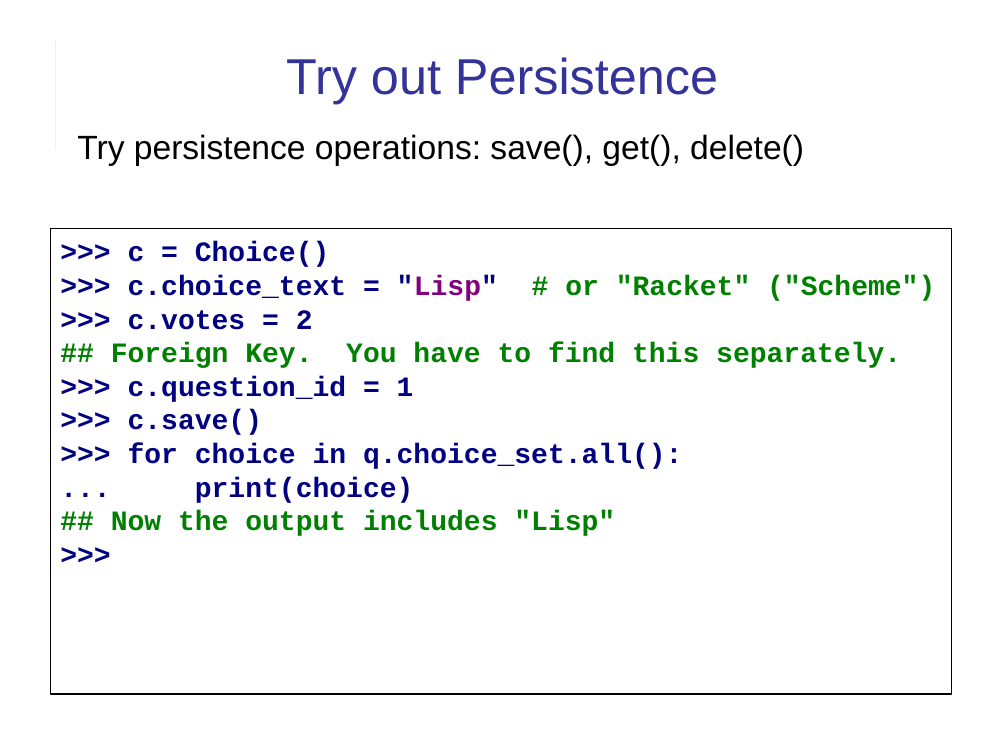
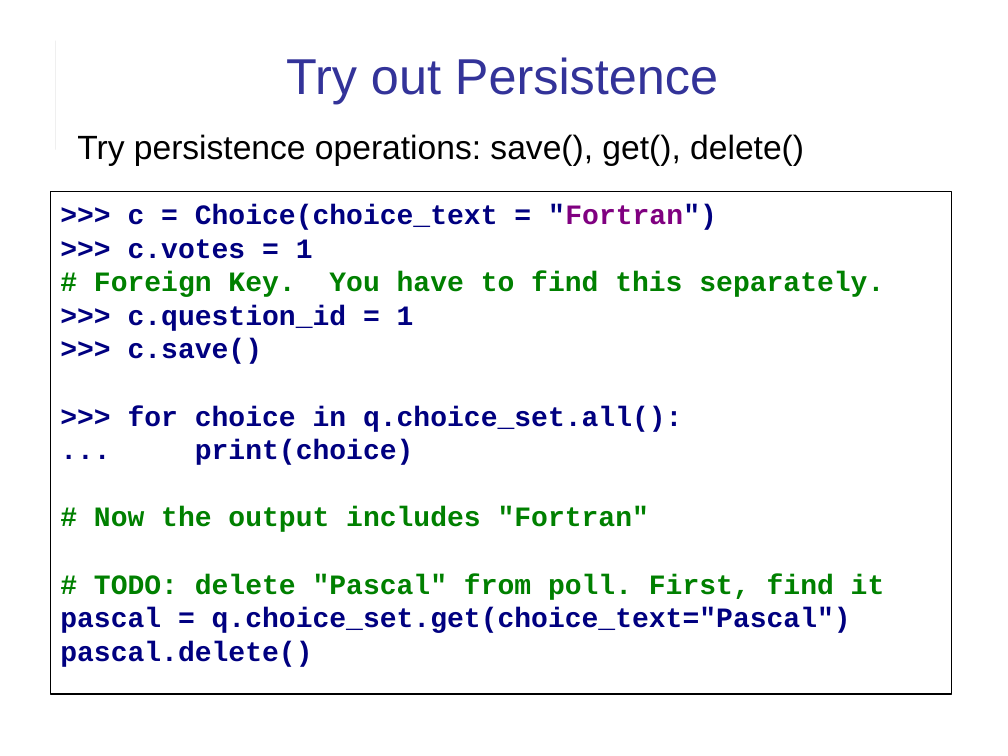
Before and after one commit to cpske/ISP, a slide deck: slide 26 of django/Django-review-1.ppt. Drawn at 1008x756 pixels with LibreOffice and Linux fonts; fonts in the diff are those of the drawing. Boxes give left, top, right and bottom in pixels: in the first picture for what was removed or moved away, otherwise in the second. Text is boxed around its words. In the diff, an @@ line names an element or a change of style, - is before the commit and + after.

```diff
--- a/django/Django-review-1.ppt
+++ b/django/Django-review-1.ppt
@@ rectangle ">>> c = Choice(choice_text = ...": place and size @@
-rectangle ">>> c = Choice(choice_text = ..." at [50,229,952,694]
+rectangle ">>> c = Choice(choice_text = ..." at [50,192,952,695]
@@ text in rectangle at [94,204,884,297]: text changed @@
->>> c = Choice()
->>> c.choice_text = "Lisp" # or "Racket" ("Scheme")
->>> c.votes = 2
-## Foreign Key. You have to find this separately.
+>>> c = Choice(choice_text = "Fortran")
+>>> c.votes = 1
+# Foreign Key. You have to find this separately.
@@ text in rectangle at [60,507,885,667]: text changed @@
-## Now the output includes "Lisp"
->>>
+# Now the output includes "Fortran"
+# TODO: delete "Pascal" from poll. First, find it
+pascal = q.choice_set.get(choice_text="Pascal")
+pascal.delete()
```
Also in this commit, not shown: 2 other files.
